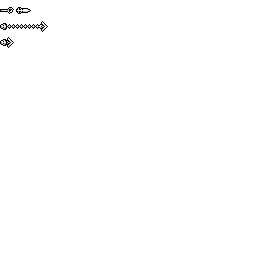
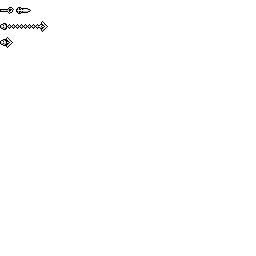
The second 256x256 image is a revision of the first. Changes to its layers:
painted on "Spritesheet" over [left=6, top=37, right=14, bottom=48]
